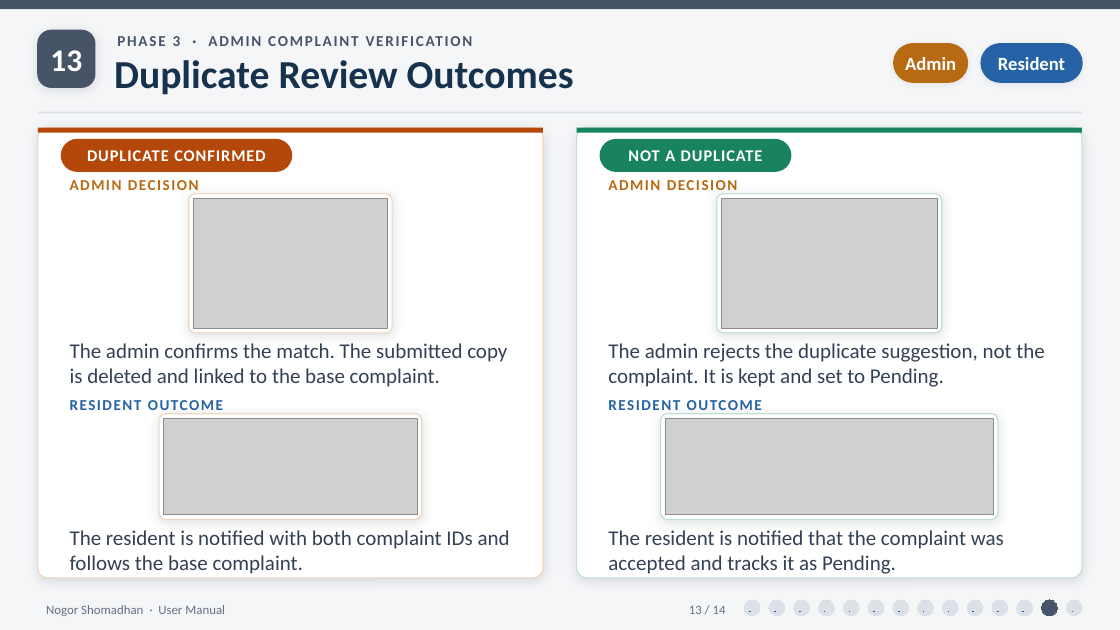
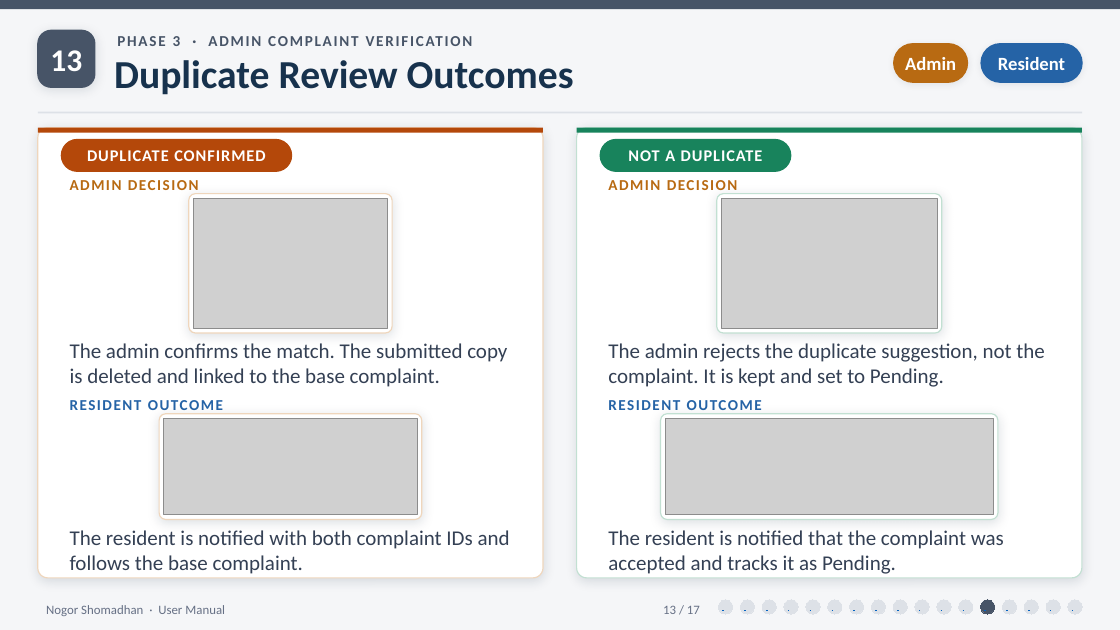
Before and after one commit to Zawadur-Rafid/NogorShomadhan, a slide deck: slide 13 of User Manual/NogorShomadhan_UserManual_Phase1.pptx. Drawn at 1120x630 pixels with LibreOffice and Linux fonts; fonts in the diff are those of the drawing; grey boxes stand for pictures. Boxes give left, top, right and bottom in pixels: in the first picture for what was removed or moved away, otherwise in the second. Text is boxed around its words. In the diff, an @@ line names an element or a change of style, - is before the commit and + after.

```diff
--- a/User Manual/NogorShomadhan_UserManual_Phase1.pptx
+++ b/User Manual/NogorShomadhan_UserManual_Phase1.pptx
@@ text at (663,606,700,614): text changed @@
-13 / 14
+13 / 17
@@ ellipse: place and size @@
-ellipse at (744,600,760,616)
+ellipse at (718,600,733,614)
@@ ellipse: place and size @@
-ellipse at (769,600,785,616)
+ellipse at (740,600,755,614)
@@ ellipse: place and size @@
-ellipse at (794,600,810,616)
+ellipse at (762,600,776,614)
@@ ellipse: place and size @@
-ellipse at (818,600,834,616)
+ellipse at (784,600,798,614)
@@ ellipse: place and size @@
-ellipse at (844,600,860,616)
+ellipse at (806,600,820,614)
@@ ellipse: place and size @@
-ellipse at (868,600,884,616)
+ellipse at (828,600,842,614)
@@ ellipse: place and size @@
-ellipse at (893,600,909,616)
+ellipse at (849,600,864,614)
@@ ellipse: place and size @@
-ellipse at (918,600,933,616)
+ellipse at (871,600,886,614)
@@ ellipse: place and size @@
-ellipse at (943,600,959,616)
+ellipse at (893,600,907,614)
@@ ellipse: place and size @@
-ellipse at (967,600,983,616)
+ellipse at (915,600,929,614)
@@ ellipse: place and size @@
-ellipse at (992,600,1008,616)
+ellipse at (937,600,951,614)
@@ ellipse: place and size @@
-ellipse at (1017,600,1033,616)
+ellipse at (959,600,973,614)
@@ ellipse: place and size @@
-ellipse at (1042,600,1058,616)
+ellipse at (981,600,995,614)
@@ ellipse: place and size @@
-ellipse at (1066,600,1082,616)
+ellipse at (1002,600,1017,614)
@@ ellipse added at (1024,600,1038,614), fill #DDE1E7, outline #DDE1E7 0.75 pt @@
@@ ellipse added at (1046,600,1060,614), fill #DDE1E7, outline #DDE1E7 0.75 pt @@
@@ ellipse added at (1068,600,1082,614), fill #DDE1E7, outline #DDE1E7 0.75 pt @@
```
Also in this commit, not shown: 13 other slides changed, 3 slides added, 2 other files.
